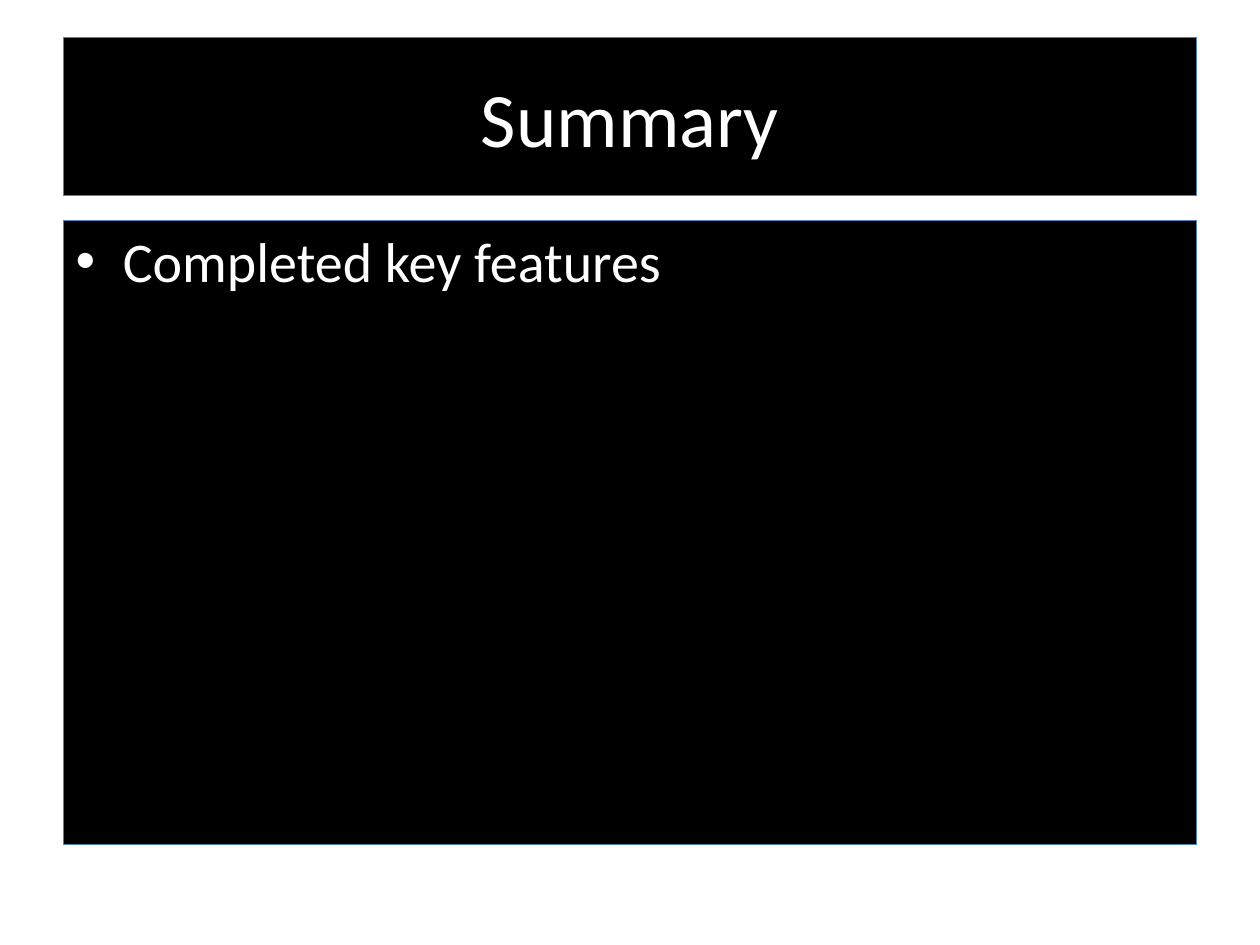
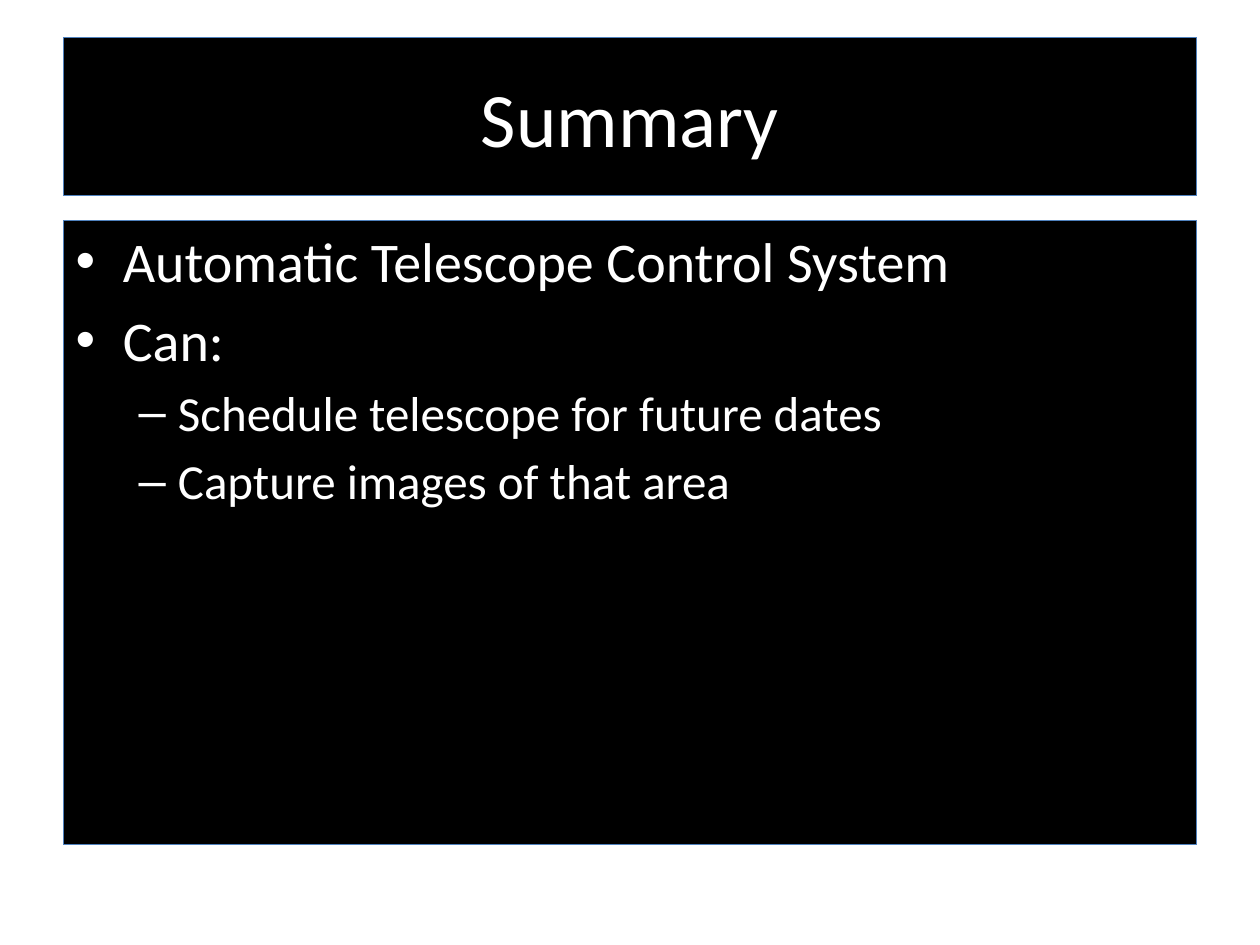
Before and after one commit to RedTeamCOSC470/Documentation, a slide deck: slide 17 of Stargazer_Presentation_Semester2.pptx. Drawn at 1260x945 pixels with LibreOffice and Linux fonts; fonts in the diff are those of the drawing; background and template pictures are left out. Boxes give left, top, right and bottom in pixels: in the first picture for what was removed or moved away, otherwise in the second. Text is boxed around its words. In the diff, an @@ line names an element or a change of style, - is before the commit and + after.

```diff
--- a/Stargazer_Presentation_Semester2.pptx
+++ b/Stargazer_Presentation_Semester2.pptx
@@ text at (123,243,949,508): text changed; size 32 to 28 pt @@
-• Completed key features
+• Automatic Telescope Control System
+• Can:
+  – Schedule telescope for future dates
+  – Capture images of that area
```
Also in this commit, not shown: 2 other slides changed.
